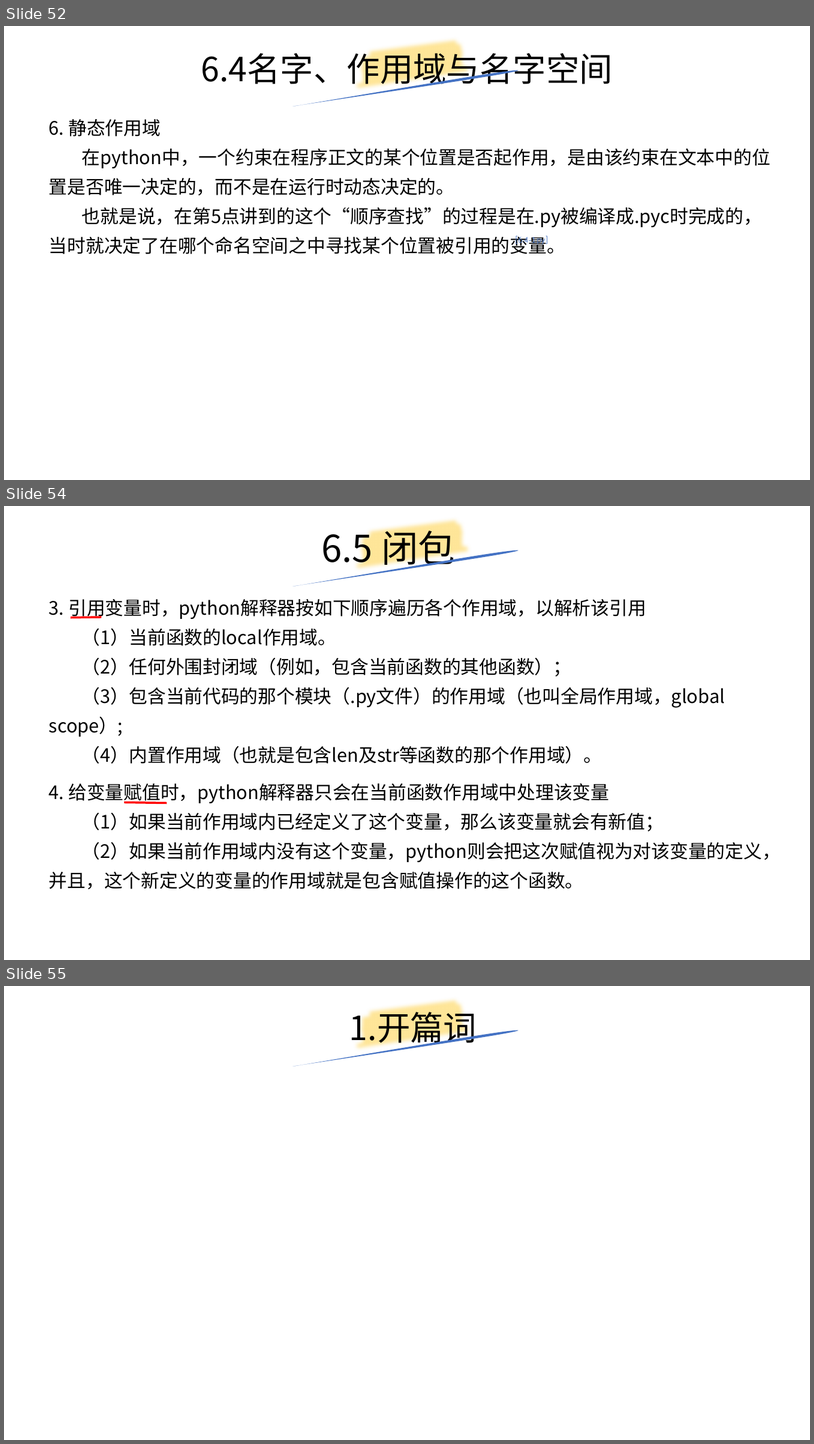
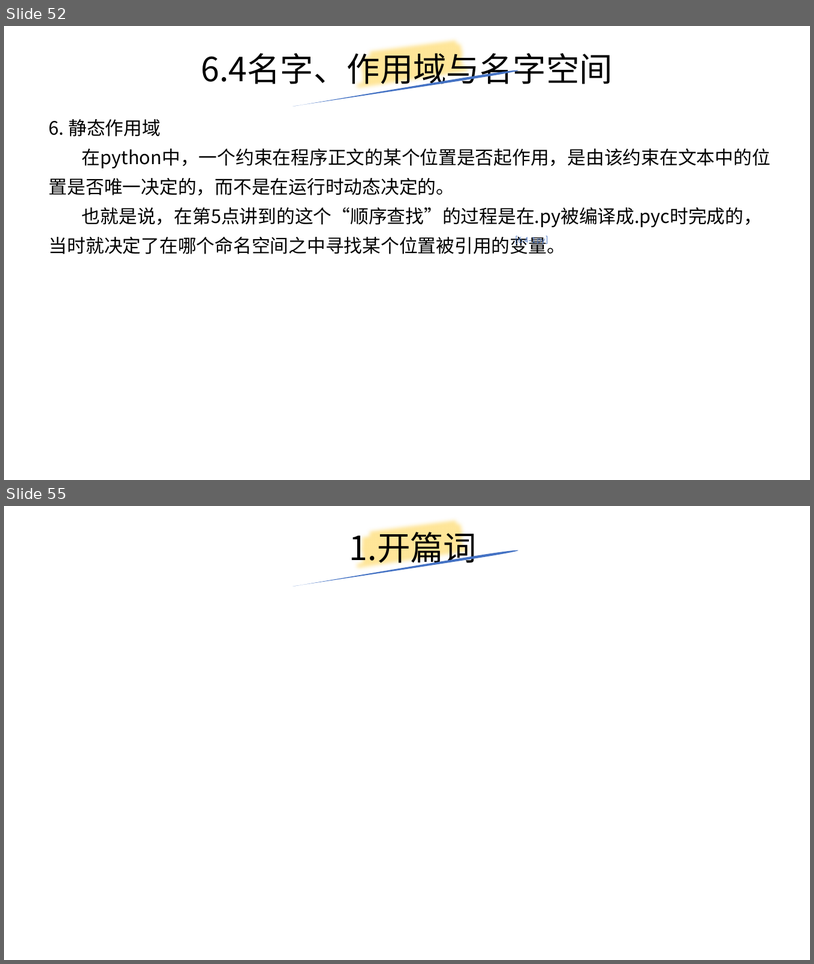
Before and after one commit to yiwenliu/CorePython, a slide deck: PPT/CorePython.pptx. Shown one above the other, each under a label of ours: slides 52, 54 and 55 before the commit, slides 52 and 55 after it; the slides between them are not shown. The pictures are 814x1444 and 814x964 pixels, drawn with LibreOffice and Linux fonts; fonts in the diff are those of the drawing. Boxes give left, top, right and bottom in pixels: in the first picture for what was removed or moved away, otherwise in the second. Text is boxed around its words. In the diff, an @@ line names an element or a change of style, - is before the commit and + after.

```diff
--- a/PPT/CorePython.pptx
+++ b/PPT/CorePython.pptx
@@ slide 54 removed at box(4, 506, 810, 960), background #FFFFFF @@
@@ freeform shape removed at box(353, 506, 476, 586) @@
@@ title removed at box(322, 524, 455, 571) @@
-6.5 闭包
@@ freeform shape removed at box(292, 549, 519, 586) @@
@@ text removed at box(49, 599, 725, 763) @@
-3. 引用变量时，python解释器按如下顺序遍历各个作用域，以解析该引用
-（1）当前函数的local作用域。
-（2）任何外围封闭域（例如，包含当前函数的其他函数）；
-（3）包含当前代码的那个模块（.py文件）的作用域（也叫全局作用域，global scope）;
-（4）内置作用域（也就是包含len及str等函数的那个作用域）。
@@ line removed from (71, 618) to (101, 618) @@
@@ text removed at box(49, 783, 781, 889) @@
-4. 给变量赋值时，python解释器只会在当前函数作用域中处理该变量
-（1）如果当前作用域内已经定义了这个变量，那么该变量就会有新值；
-（2）如果当前作用域内没有这个变量，python则会把这次赋值视为对该变量的定义，并且，这个新定义的变量的作用域就是包含赋值操作的这个函数。
@@ line removed from (125, 802) to (167, 803) @@
```
Also in this commit, not shown: 2 slides changed, 1 slide added, 4 other files.
